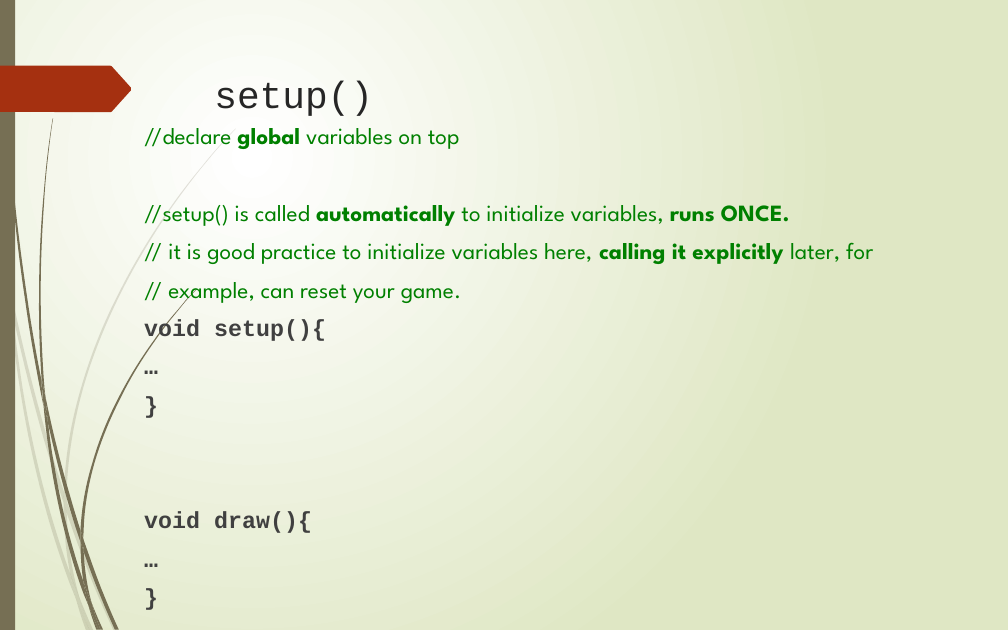
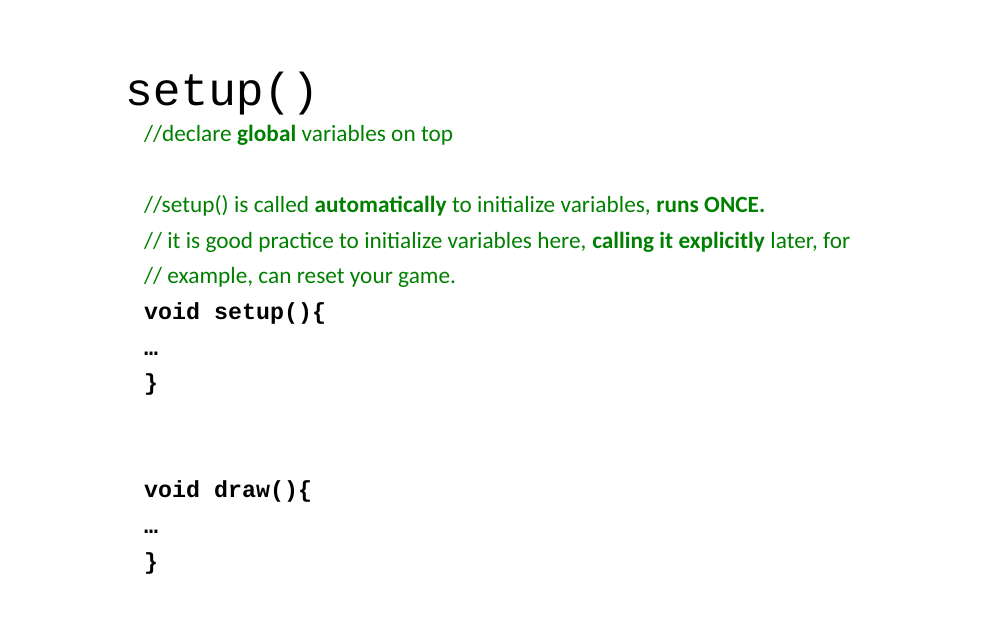
Before and after one commit to LongBaoNguyen/longbaonguyen.github.io, a slide deck: slide 4 of courses/apcsa/processing/processing1.pptx. Drawn at 1008x630 pixels with LibreOffice and Linux fonts; fonts in the diff are those of the drawing. Boxes give left, top, right and bottom in pixels: in the first picture for what was removed or moved away, otherwise in the second. Text is boxed around its words. In the diff, an @@ line names an element or a change of style, - is before the commit and + after.

```diff
--- a/courses/apcsa/processing/processing1.pptx
+++ b/courses/apcsa/processing/processing1.pptx
@@ background gradient #FFFFFF to #DFE8C4 to #FFFFFF @@
@@ rectangle removed at [0, 0, 15, 630] @@
@@ title "setup()": place and size @@
-title "setup()" at [214, 81, 373, 116]
+title "setup()" at [125, 72, 319, 115]
@@ title "setup()" at [125, 72, 319, 115]: size 27 to 33 pt, text colour #262626 to #000000; line spacing 1 to 0.9 @@
@@ freeform shape removed at [0, 66, 131, 112] @@
@@ text "//declare global variables on top" at [144, 124, 850, 502]: font League Spartan to Calibri in "//declare global variables on top", "//setup() is called automatically to initialize variables, ...", "// it is good practice to initialize ...", "// example, can reset your game."; text colour #404040 to #000000 in "void setup(){", "…", "}", "void draw(){" and 2 more places; line spacing 1 to 0.9 @@
@@ group removed at [0, 128, 236, 630]: 10 freeform shapes @@
@@ group removed at [2, 0, 198, 630]: 12 freeform shapes @@
```
Also in this commit, not shown: 31 other slides changed, 7 other files.
